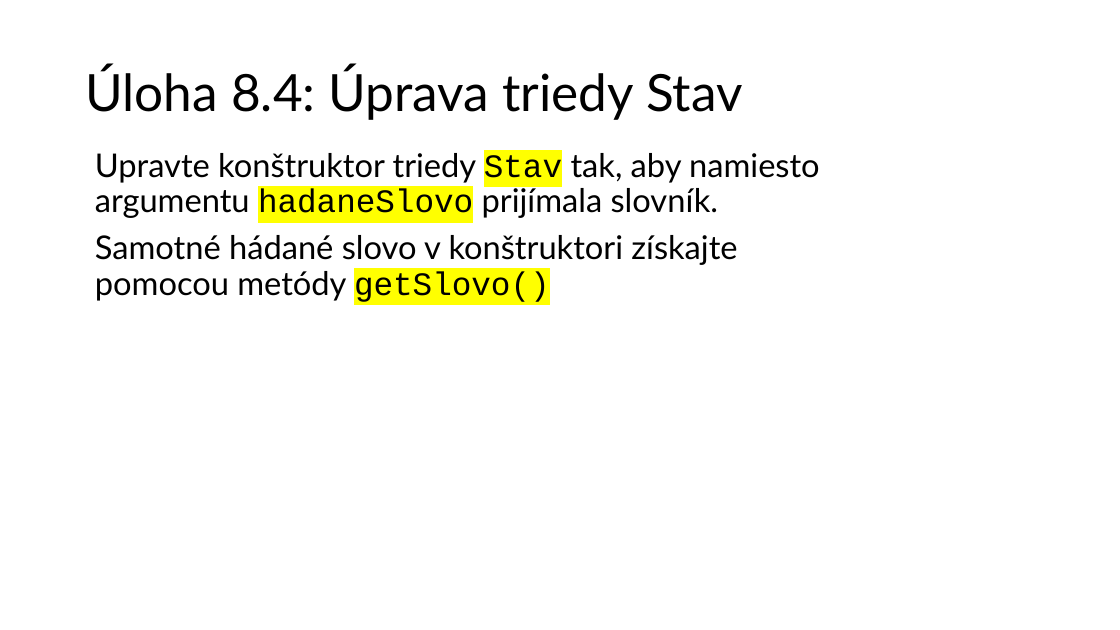
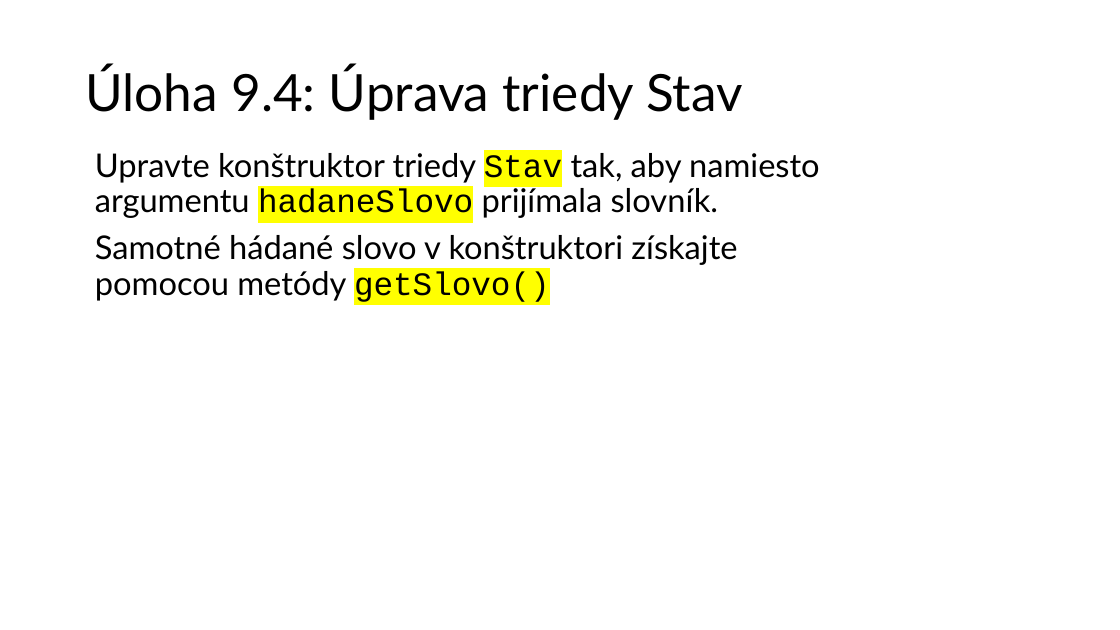
Before and after one commit to wagjo/oop, a slide deck: slide 7 of prezentacie/c09w.pptx. Drawn at 1120x630 pixels with LibreOffice and Linux fonts; fonts in the diff are those of the drawing. Boxes give left, top, right and bottom in pixels: in the first picture for what was removed or moved away, otherwise in the second. Text is boxed around its words. In the diff, an @@ line names an element or a change of style, - is before the commit and + after.

```diff
--- a/prezentacie/c09w.pptx
+++ b/prezentacie/c09w.pptx
@@ title at <box>85,66,743,120</box>: text changed @@
-Úloha 8.4: Úprava triedy Stav
+Úloha 9.4: Úprava triedy Stav
```
Also in this commit, not shown: 7 other slides changed, 8 other files.
